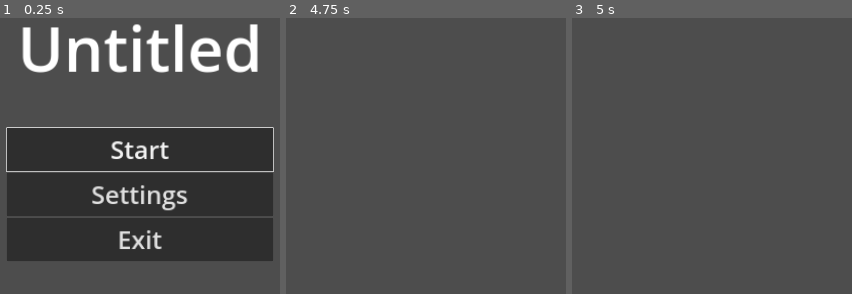
Above: before the commit, frames 1-3 (left to right).
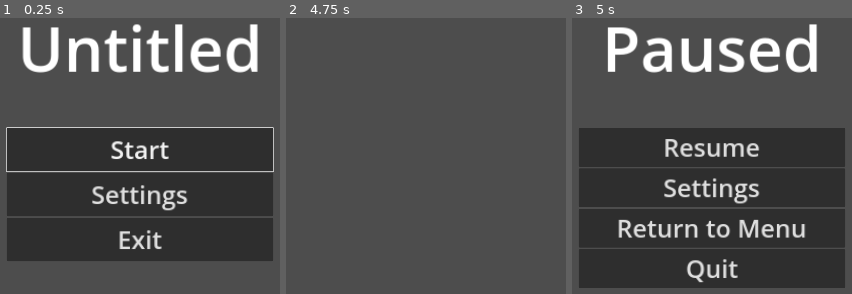
Above: after the commit, the same moments.

Repository: jcheatum/LD56
Game: Godot game, scene res://assets/main/main.tscn
Two runs of this game, one before a commit and one after it. Both use one fixed random seed, a clock stepped at 60 frames per second and the inputs below.
Inputs:
- Up to frame 1 (0.25 s): no input
- Up to frame 2 (4.75 s): click "Start" at 0.5 s; tap Enter at 1.25, 2.75, 4.25 s; tap Space at 2, 3.5 s
- Up to frame 3 (5 s): tap Escape (pause, bound only after the commit) at 4.9 s

Frames 1-2 are identical in both runs. In frame 3, 57% of the frame differs, in the area x 2-98%, y 2-98%.

Commit message:
Implement pausing and resuming

Diff:
--- a/assets/main/main.tscn
+++ b/assets/main/main.tscn
@@ -1,12 +1,14 @@
-[gd_scene load_steps=6 format=3 uid="uid://btxni68ipnmdx"]
+[gd_scene load_steps=7 format=3 uid="uid://btxni68ipnmdx"]
 
 [ext_resource type="Script" path="res://scripts/main.gd" id="1_awvlw"]
 [ext_resource type="PackedScene" uid="uid://qpedvr1uwrji" path="res://assets/main_menu/main_menu.tscn" id="1_hi0c4"]
 [ext_resource type="PackedScene" uid="uid://caoqyrbswv48j" path="res://assets/settings_menu/settings_menu.tscn" id="2_rs4ww"]
 [ext_resource type="PackedScene" uid="uid://vxct5up0qat6" path="res://assets/game/game.tscn" id="2_vav7n"]
 [ext_resource type="PackedScene" uid="uid://5strikbrm5oi" path="res://assets/credits/credits.tscn" id="3_puohy"]
+[ext_resource type="PackedScene" uid="uid://c5lepvip4no64" path="res://assets/pause_menu/pause_menu.tscn" id="6_hrh1a"]
 
 [node name="Main" type="Node2D"]
+process_mode = 3
 script = ExtResource("1_awvlw")
 
 [node name="MainMenu" parent="." instance=ExtResource("1_hi0c4")]
@@ -17,7 +19,7 @@
 metadata/_edit_lock_ = true
 
 [node name="Game" parent="." instance=ExtResource("2_vav7n")]
-process_mode = 4
+process_mode = 1
 visible = false
 metadata/_edit_lock_ = true
 
@@ -25,6 +27,9 @@
 process_mode = 4
 visible = false
 metadata/_edit_lock_ = true
+
+[node name="PauseMenu" parent="." instance=ExtResource("6_hrh1a")]
+visible = false
 
 [node name="MusicPlayer" type="AudioStreamPlayer" parent="."]
 
@@ -38,3 +43,5 @@
 [connection signal="music_vol_set" from="SettingsMenu" to="." method="_on_settings_menu_music_vol_set"]
 [connection signal="sfx_vol_set" from="SettingsMenu" to="." method="_on_settings_menu_sfx_vol_set"]
 [connection signal="finished" from="Game" to="." method="_on_game_finished"]
+[connection signal="paused" from="Game" to="." method="_on_game_paused"]
+[connection signal="resume" from="PauseMenu" to="." method="_on_pause_menu_resume"]
--- a/project.godot
+++ b/project.godot
@@ -77,3 +77,9 @@
 , Object(InputEventJoypadMotion,"resource_local_to_scene":false,"resource_name":"","device":-1,"axis":1,"axis_value":1.0,"script":null)
 ]
 }
+pause={
+"deadzone": 0.5,
+"events": [Object(InputEventKey,"resource_local_to_scene":false,"resource_name":"","device":-1,"window_id":0,"alt_pressed":false,"shift_pressed":false,"ctrl_pressed":false,"meta_pressed":false,"pressed":false,"keycode":0,"physical_keycode":4194305,"key_label":0,"unicode":0,"echo":false,"script":null)
+, Object(InputEventJoypadButton,"resource_local_to_scene":false,"resource_name":"","device":-1,"button_index":6,"pressure":0.0,"pressed":true,"script":null)
+]
+}
--- a/scripts/game.gd
+++ b/scripts/game.gd
@@ -1,3 +1,8 @@
 extends Node2D
 
 signal finished
+signal paused
+
+func _input(event):
+    if self.visible && event.is_action_pressed("pause"):
+        paused.emit()
--- a/scripts/main.gd
+++ b/scripts/main.gd
@@ -4,7 +4,6 @@
 func _on_main_menu_game_start():
 	$MainMenu.hide()
 	$Game.show()
-	$Game.process_mode = Node.PROCESS_MODE_INHERIT
 
 
 func _on_main_menu_open_settings():
@@ -18,10 +17,8 @@
 
 
 func _on_game_finished():
-	$Game.process_mode = Node.PROCESS_MODE_DISABLED
 	$Game.hide()
 	$Credits.show()
-	$Credits.process_mode = Node.PROCESS_MODE_INHERIT
 
 
 func _on_settings_menu_music_vol_set(volume):
@@ -30,3 +27,13 @@
 
 func _on_settings_menu_sfx_vol_set(volume):
 	$SfxPlayer2D.volume_db = volume
+
+
+func _on_game_paused():
+	get_tree().paused = true
+	$PauseMenu.show()
+
+
+func _on_pause_menu_resume():
+	get_tree().paused = false
+	$PauseMenu.hide()
--- a/scripts/main_menu.gd
+++ b/scripts/main_menu.gd
@@ -6,12 +6,6 @@
 # Called when the node enters the scene tree for the first time.
 func _ready():
 	$ButtonsContainer/Start.grab_focus()
-
-
-
-# Called every frame. 'delta' is the elapsed time since the previous frame.
-func _process(delta):
-	pass
 
 
 func _on_start_pressed():
